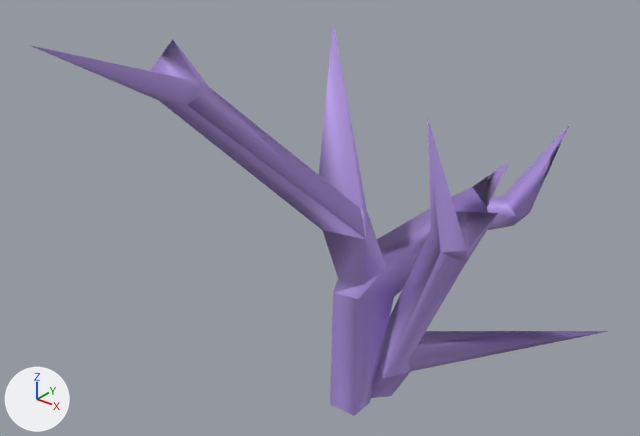
Renders of the FBX model Octopussy/OctopussyContent/models/seaGrass/seaGrassMiddleViolet.fbx from each side of a commit.
Camera for both pictures: a 50 mm camera at (0.483, -0.698, 0.646) aimed at (-0.051, -0.03, 0.233). Arrows for +X, +Y and +Z are at lower left; the lights stay in place. Where no turn or scale is listed for an object, it has been applied to the vertices.

Objects in the first picture: 'seaGrassMiddleVioletObject'.
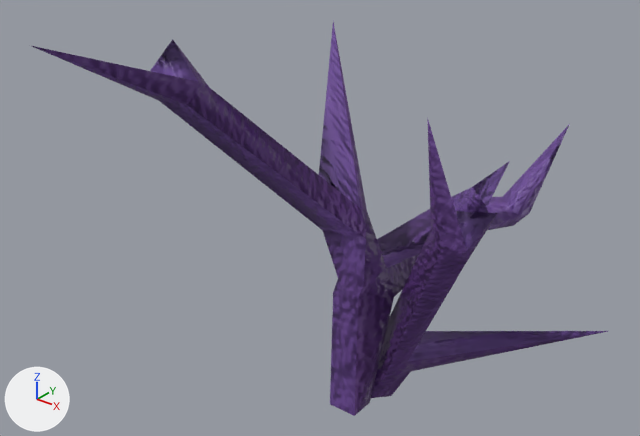
What differs and where, as boxes (x1, y1, x2, y2) in the pictures (640 x 436 px):
'seaGrassMiddleVioletObject', surface changed: (32, 22, 608, 416) in both

The change, as a list of edits to the scene's bpy script:
```text
Add img_seagrassviolet_diff_tga:
    img_seagrassviolet_diff_tga = load_image('seaGrassViolet_diff.tga', 'textures/seaGrassViolet_diff.tga', 256, 256, 'sRGB')
Change mat_seagrassvioletmaterial:
    where n0 = _N.new('ShaderNodeBsdfPrincipled'); n0.name = 'Principled BSDF'
    remove n0.inputs[0].default_value = (0.507, 0.353, 0.86, 1.0)  # 'Base Color', purple #bda0ef
    where n2 = _N.new('ShaderNodeTexImage'); n2.name = 'Image Texture'
    n2.image: img_seagrass_norm_tga -> img_seagrassviolet_diff_tga
    add n6 = _N.new('ShaderNodeTexImage'); n6.name = 'Image Texture.001'
    add n6.image = img_seagrass_norm_tga
    where n4 = _N.new('ShaderNodeMapping'); n4.name = 'Mapping'
    where n5 = _N.new('ShaderNodeNormalMap'); n5.name = 'Normal Map'
    remove _L.new(n4.outputs[0], n2.inputs[0])  # 'Vector' to 'Vector'
    remove _L.new(n2.outputs[0], n5.inputs[1])  # 'Color' to 'Color'
    add _L.new(n2.outputs[0], n0.inputs[0])  # 'Color' to 'Base Color'
    add _L.new(n2.outputs[1], n0.inputs[4])  # 'Alpha' to 'Alpha'
    add _L.new(n4.outputs[0], n6.inputs[0])  # 'Vector' to 'Vector'
    add _L.new(n6.outputs[0], n5.inputs[1])  # 'Color' to 'Color'
Change me_seagrassmiddlevioletobject:
    where me_seagrassmiddlevioletobject.from_pydata(...)  # 60 vertices, 78 faces; spans x -0.228..0.228, y -0.237..0.237, z 0.0..0.434
    used by ob_seagrassmiddlevioletobject; location = (0.0, 0.0, 0.0)
    me_seagrassmiddlevioletobject part 1: texture (UV) coordinates changed
```
